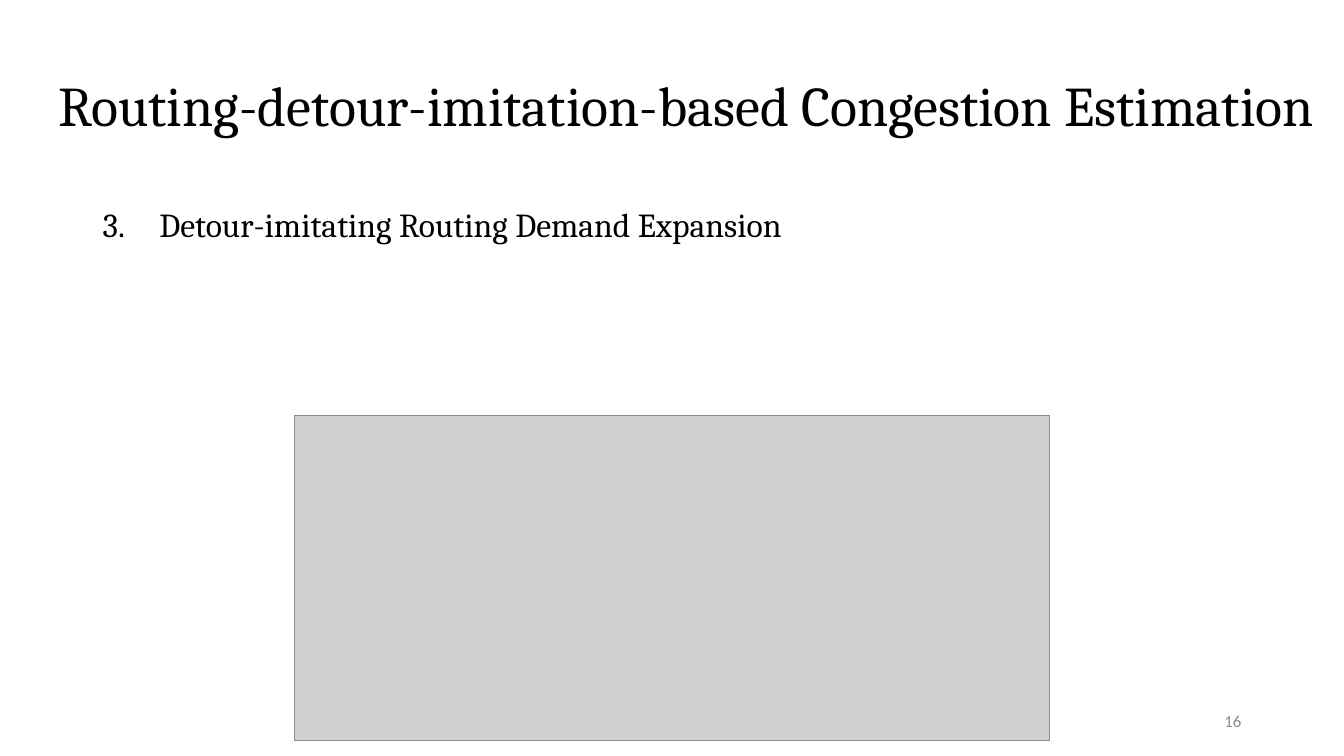
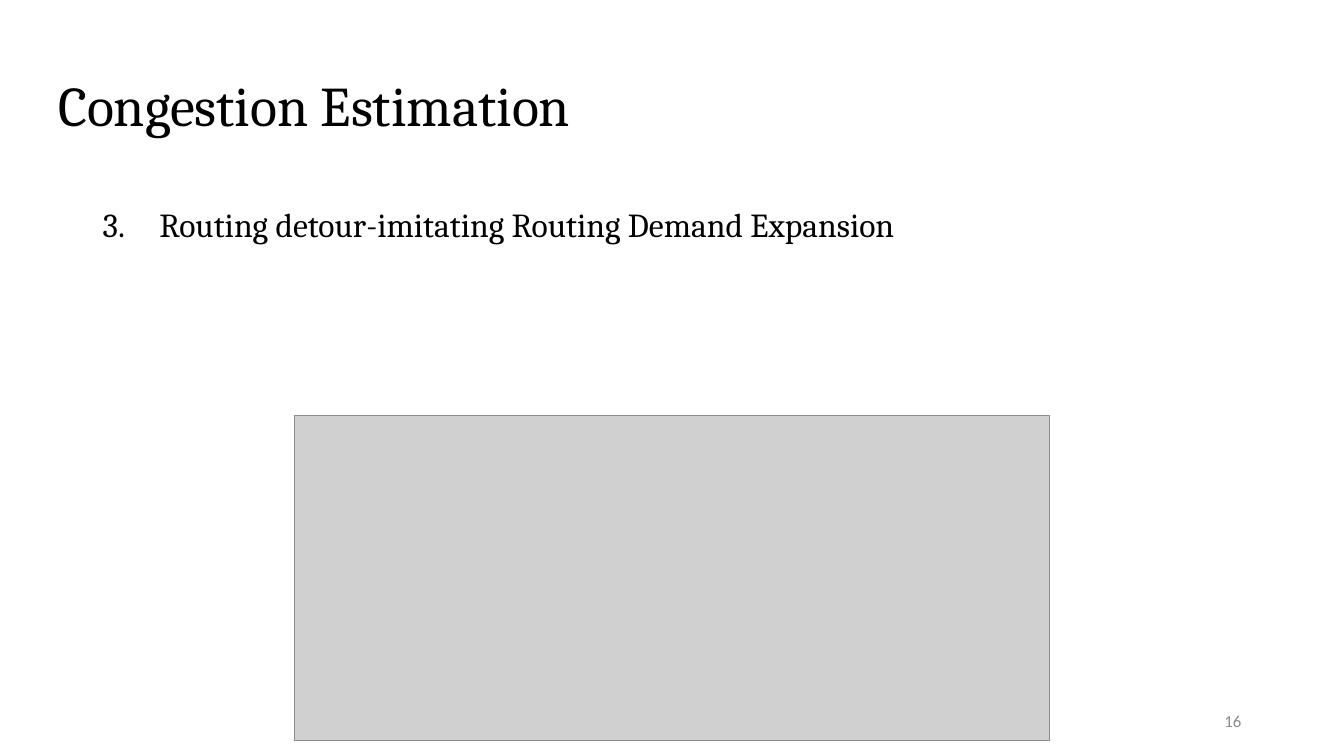
Before and after one commit to Pacific-Feng-Studuies/Studied-Papers, a slide deck: slide 17 of GM/Placement/PUFFER A Routability-Driven Placement Framework via Cell Padding/PUFFER A Routability-Driven Placement Framework via Cell Padding.pptx. Drawn at 1344x756 pixels with LibreOffice and Linux fonts; fonts in the diff are those of the drawing; grey boxes stand for pictures. Boxes give left, top, right and bottom in pixels: in the first picture for what was removed or moved away, otherwise in the second. Text is boxed around its words. In the diff, an @@ line names an element or a change of style, - is before the commit and + after.

```diff
--- a/GM/Placement/PUFFER A Routability-Driven Placement Framework via Cell Padding/PUFFER A Routability-Driven Placement Framework via Cell Padding.pptx
+++ b/GM/Placement/PUFFER A Routability-Driven Placement Framework via Cell Padding/PUFFER A Routability-Driven Placement Framework via Cell Padding.pptx
@@ title at (58, 88, 570, 139): text changed @@
-Routing-detour-imitation-based Congestion Estimation
+Congestion Estimation
@@ text at (159, 213, 894, 245): text changed @@
-3. Detour-imitating Routing Demand Expansion
+3. Routing detour-imitating Routing Demand Expansion
```
Also in this commit, not shown: 7 other slides changed, 3 slides added, 2 other files.
